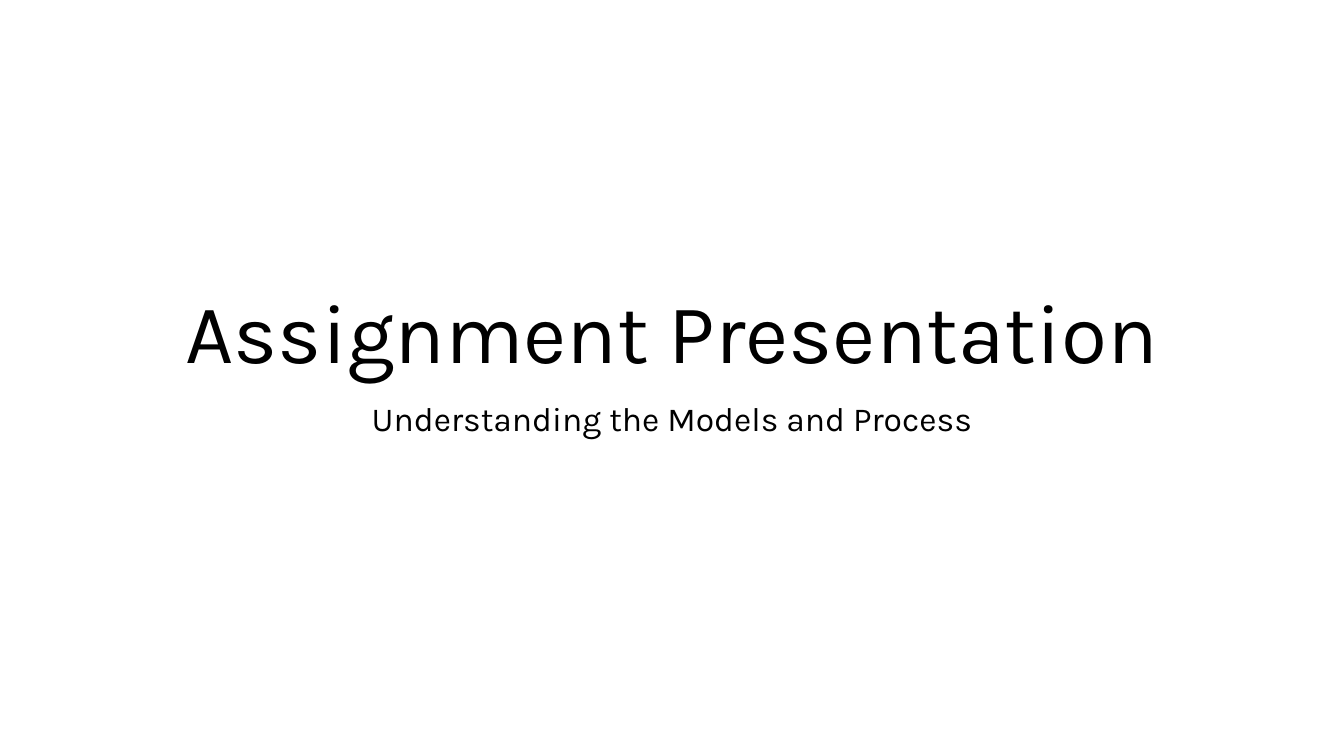
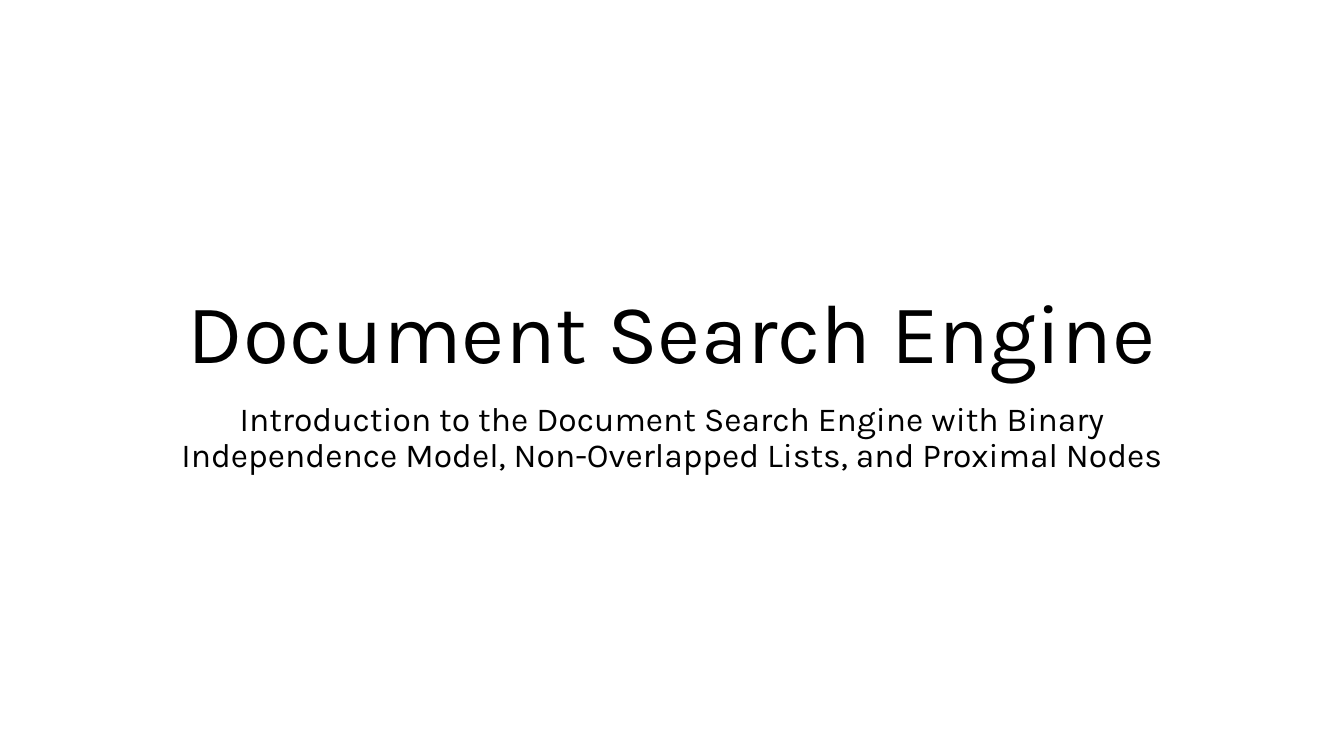
Before and after one commit to AbdulMateenzwl/Information-Retrieval, a slide deck: slide 1 of Assignment 3/Report.pptx. Drawn at 1344x756 pixels with LibreOffice and Linux fonts; fonts in the diff are those of the drawing. Boxes give left, top, right and bottom in pixels: in the first picture for what was removed or moved away, otherwise in the second. Text is boxed around its words. In the diff, an @@ line names an element or a change of style, - is before the commit and + after.

Commit message:
Assignment 3 with report and ppt

```diff
--- a/Assignment 3/Report.pptx
+++ b/Assignment 3/Report.pptx
@@ title at (x1=188, y1=305, x2=1155, y2=383): text changed @@
-Assignment Presentation
+Document Search Engine
@@ subtitle at (x1=181, y1=408, x2=1162, y2=475): text changed @@
-Understanding the Models and Process
+Introduction to the Document Search Engine with Binary Independence Model, Non-Overlapped Lists, and Proximal Nodes
```
Also in this commit, not shown: 10 other slides changed, 2 slides added, 4 slides removed, 33 other files.
